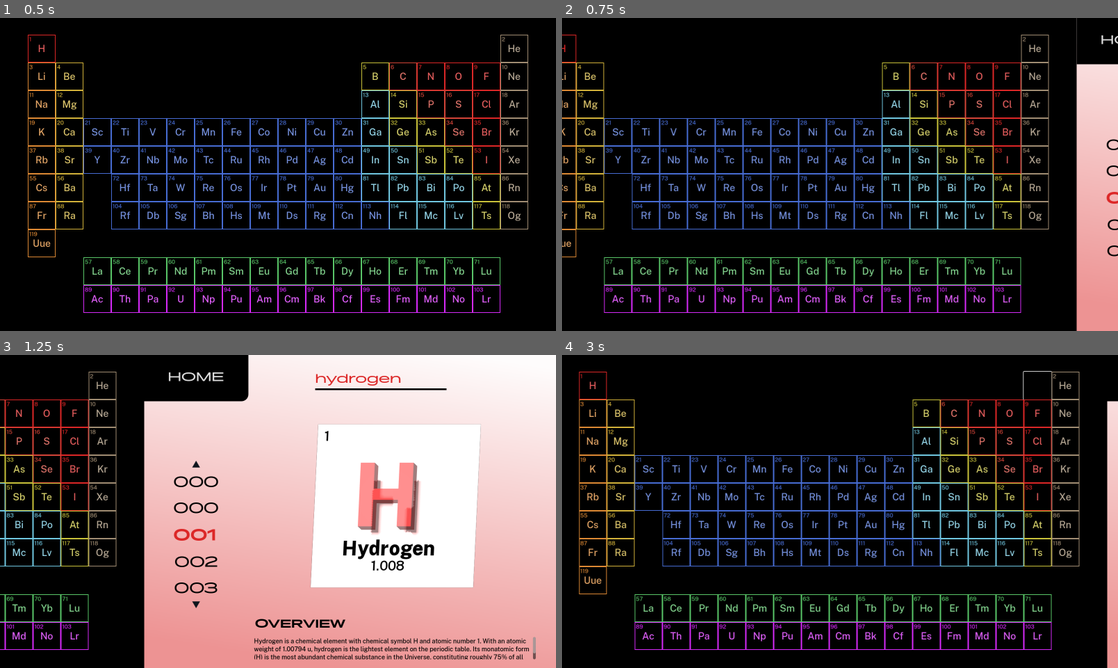
Above: before the commit, frames 1-4 (two rows, left to right).
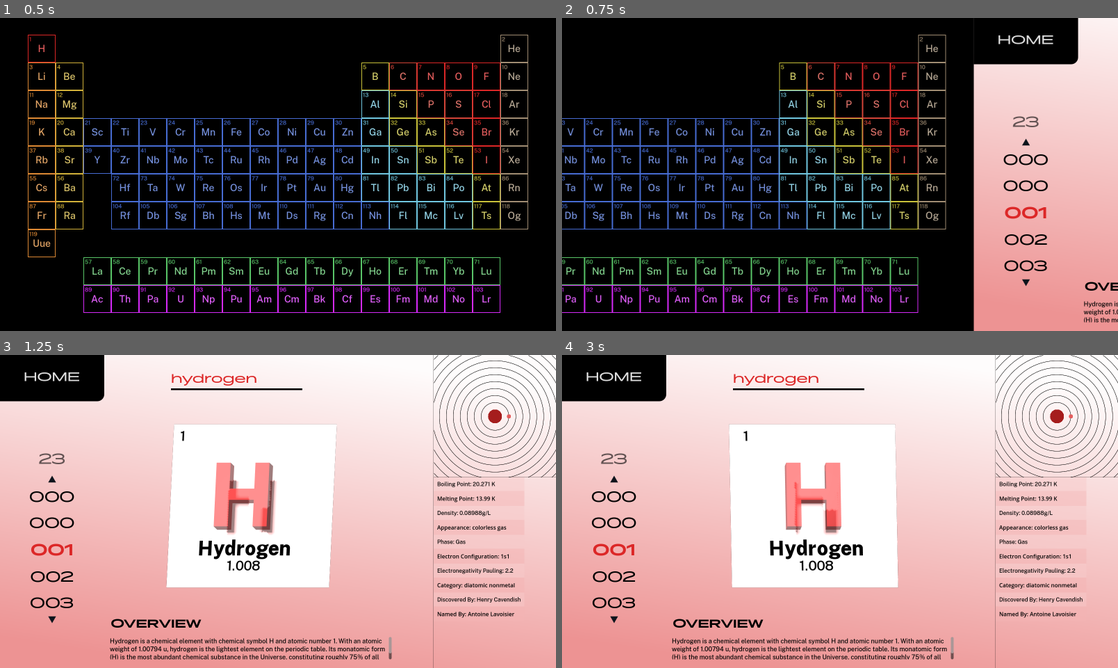
Above: after the commit, the same moments.

Repository: SMTashev20/value-mai-spi
Game: Godot game, scene res://scenes/main.tscn
Two runs of this game, one before a commit and one after it. Both use one fixed random seed, a clock stepped at 60 frames per second and the inputs below.
Inputs (mouse positions are in pixels of both pictures, inside the frame that each line leads up to):
- Up to frame 1 (0.5 s): no input
- Up to frame 2 (0.75 s): click "H" at 0.5 s
- Up to frame 3 (1.25 s): no input
- Up to frame 4 (3 s): click (662, 386) at 1.25 s, where only the run before the commit has a clickable "He"; click (612, 376) at 2 s, where only the run before the commit has a clickable "HOME"; click (934, 386) at 2.75 s, where only the run before the commit has a clickable "He"

Frame 1 is identical in both runs. In frame 2, 31% of the frame differs, in the area x 0-100%, y 0-100%; in frame 3, 56%; in frame 4, 97%.

Commit message:
Fix coloring issues

Diff:
--- /dev/null
+++ b/resources/additional_property_even.tres
@@ -0,0 +1,15 @@
+[gd_resource type="Theme" load_steps=3 format=3 uid="uid://dhch5scnjqe4s"]
+
+[ext_resource type="FontFile" uid="uid://dbclcdqu64gph" path="res://resources/fonts/Public_Sans/PublicSans-Medium.ttf" id="1_4o7gu"]
+
+[sub_resource type="StyleBoxFlat" id="StyleBoxFlat_jio7p"]
+content_margin_left = 10.0
+content_margin_top = 10.0
+content_margin_right = 10.0
+content_margin_bottom = 10.0
+bg_color = Color(0.792157, 0.792157, 0.792157, 0.670588)
+
+[resource]
+Label/colors/font_color = Color(0, 0, 0, 1)
+Label/fonts/font = ExtResource("1_4o7gu")
+Label/styles/normal = SubResource("StyleBoxFlat_jio7p")
--- /dev/null
+++ b/resources/additional_property_odd.tres
@@ -0,0 +1,12 @@
+[gd_resource type="Theme" load_steps=2 format=3 uid="uid://t1y2id3tjhle"]
+
+[sub_resource type="StyleBoxFlat" id="StyleBoxFlat_6x5lu"]
+content_margin_left = 10.0
+content_margin_top = 10.0
+content_margin_right = 10.0
+content_margin_bottom = 10.0
+bg_color = Color(0.929412, 0.929412, 0.929412, 0.670588)
+
+[resource]
+Label/colors/font_color = Color(0, 0, 0, 1)
+Label/styles/normal = SubResource("StyleBoxFlat_6x5lu")
--- a/scenes/electron_shell_vis.tscn
+++ b/scenes/electron_shell_vis.tscn
@@ -4,8 +4,8 @@
 
 [node name="Node2D" type="Node2D"]
 script = ExtResource("1_0a4r6")
-ring_width = 2.0
-spacing = 40.0
+ring_width = 1.0
+spacing = 20.0
 points_amount = 20
-core_radius = 50.0
-electron_radius = 8.0
+core_radius = 20.0
+electron_radius = 5.0
--- a/scenes/element.tscn
+++ b/scenes/element.tscn
@@ -1,16 +1,19 @@
-[gd_scene load_steps=28 format=3 uid="uid://bo8u64lrisqca"]
+[gd_scene load_steps=35 format=3 uid="uid://b8jdlq3nka1ef"]
 
 [ext_resource type="Script" path="res://scripts/ColorSetup.gd" id="1_3qfkk"]
 [ext_resource type="PackedScene" uid="uid://dnki2t4qc0nm5" path="res://scenes/element_model.tscn" id="1_bg5il"]
-[ext_resource type="Script" path="res://scripts/MouseFollower.gd" id="3_k1643"]
+[ext_resource type="Theme" uid="uid://dhch5scnjqe4s" path="res://resources/additional_property_even.tres" id="2_63woj"]
+[ext_resource type="Theme" uid="uid://t1y2id3tjhle" path="res://resources/additional_property_odd.tres" id="3_atffc"]
 [ext_resource type="FontFile" uid="uid://ceyw1wb3gdw7l" path="res://resources/fonts/HW_Pano_Trial/HW Pano Trial Regular.otf" id="4_ngbep"]
 [ext_resource type="Texture2D" uid="uid://qfgvsmi3bdx7" path="res://Element Overview - 3D Text.png" id="5_8mdt0"]
 [ext_resource type="Script" path="res://scripts/VerticalCarousel.gd" id="5_g7h3n"]
+[ext_resource type="Script" path="res://scripts/ElementModelViewManager.gd" id="6_071b4"]
 [ext_resource type="Texture2D" uid="uid://dv5lns1nb4fmg" path="res://resources/down_icon.png" id="7_e5pi2"]
 [ext_resource type="FontFile" uid="uid://76t8ukcmnhb2" path="res://resources/fonts/HW_Pano_Trial/HW Pano Trial Bold.woff" id="7_hd7dk"]
 [ext_resource type="FontFile" uid="uid://yfwuin1sa4ir" path="res://resources/fonts/HW_Pano_Trial/HW Pano Trial Bold.otf" id="8_yti4a"]
 [ext_resource type="FontFile" uid="uid://dbclcdqu64gph" path="res://resources/fonts/Public_Sans/PublicSans-Medium.ttf" id="10_i88ea"]
 [ext_resource type="PackedScene" uid="uid://gqjc635j7m7s" path="res://scenes/electron_shell_vis.tscn" id="11_o4crk"]
+[ext_resource type="PackedScene" uid="uid://b5sh1fkbxc8cp" path="res://resources/models/mesh1.gltf" id="14_qgs5p"]
 
 [sub_resource type="Gradient" id="Gradient_pj6x1"]
 colors = PackedColorArray(0.552955, 0.552956, 0.552956, 1, 1, 1, 1, 1)
@@ -76,6 +79,28 @@
 default_font_size = 35
 Label/colors/font_color = Color(0.341176, 0.345098, 0.945098, 1)
 
+[sub_resource type="StyleBoxEmpty" id="StyleBoxEmpty_erwdr"]
+content_margin_top = 20.0
+content_margin_bottom = 20.0
+
+[sub_resource type="StyleBoxEmpty" id="StyleBoxEmpty_ckgo8"]
+content_margin_top = 20.0
+content_margin_bottom = 20.0
+
+[sub_resource type="StyleBoxEmpty" id="StyleBoxEmpty_3htfa"]
+content_margin_top = 20.0
+content_margin_bottom = 20.0
+
+[sub_resource type="Theme" id="Theme_r87fw"]
+default_font = ExtResource("4_ngbep")
+default_font_size = 40
+LineEdit/colors/font_color = Color(0, 0, 0, 1)
+LineEdit/colors/font_outline_color = Color(1, 1, 1, 0)
+LineEdit/colors/font_placeholder_color = Color(0, 0, 0, 0.6)
+LineEdit/styles/focus = SubResource("StyleBoxEmpty_erwdr")
+LineEdit/styles/normal = SubResource("StyleBoxEmpty_ckgo8")
+LineEdit/styles/read_only = SubResource("StyleBoxEmpty_3htfa")
+
 [sub_resource type="StyleBoxEmpty" id="StyleBoxEmpty_vb22v"]
 content_margin_left = 0.0
 content_margin_top = 20.0
@@ -106,7 +131,7 @@
 default_font_size = 18
 RichTextLabel/colors/default_color = Color(0, 0, 0, 1)
 
-[node name="Node" type="Control" node_paths=PackedStringArray("element_model_view", "periodic_table_root", "background_texture", "name_label", "description_label", "vertical_carousel")]
+[node name="Node" type="Control" node_paths=PackedStringArray("element_model_view", "periodic_table_root", "background_texture", "name_label", "description_label", "vertical_carousel", "electron_shell_visualiser", "additional_properties_bar")]
 layout_mode = 3
 anchors_preset = 0
 script = ExtResource("1_3qfkk")
@@ -116,6 +141,10 @@
 name_label = NodePath("NameLabel")
 description_label = NodePath("OverviewLabel")
 vertical_carousel = NodePath("CenterContainer/VerticalCarousel")
+electron_shell_visualiser = NodePath("ElectronShellViewport/SubViewport/ElectronShellVisualiser")
+additional_properties_bar = NodePath("ScrollContainer/AdditionalPropertiesBar")
+additional_property_even_theme = ExtResource("2_63woj")
+additional_property_odd_theme = ExtResource("3_atffc")
 
 [node name="BackgroundTexture" type="TextureRect" parent="."]
 layout_mode = 0
@@ -146,8 +175,9 @@
 render_target_update_mode = 4
 
 [node name="ElementModelView" parent="ElementModelViewport/SubViewport" instance=ExtResource("1_bg5il")]
-script = ExtResource("3_k1643")
+script = ExtResource("6_071b4")
 rotation_range = 30.0
+custom_things = Array[Node3D]([null, null])
 
 [node name="HomeButton" type="Button" parent="."]
 layout_mode = 2
@@ -181,6 +211,12 @@
 [node name="VerticalCarousel" type="VBoxContainer" parent="CenterContainer"]
 layout_mode = 2
 script = ExtResource("5_g7h3n")
+
+[node name="LineEdit" type="LineEdit" parent="CenterContainer/VerticalCarousel"]
+layout_mode = 2
+theme = SubResource("Theme_r87fw")
+placeholder_text = "23"
+alignment = 1
 
 [node name="UpButton" type="TextureButton" parent="CenterContainer/VerticalCarousel"]
 layout_mode = 2
@@ -211,6 +247,7 @@
 theme = SubResource("Theme_8xb25")
 text = "00"
 label_settings = SubResource("LabelSettings_x7u13")
+horizontal_alignment = 1
 
 [node name="Label2" type="Label" parent="CenterContainer/VerticalCarousel"]
 layout_mode = 2
@@ -256,12 +293,23 @@
 [node name="Line2D2" type="Line2D" parent="."]
 points = PackedVector2Array(1248, 351, 1600, 351)
 width = 1.0
-default_color = Color(0, 0, 0, 1)
+default_color = Color(0, 0, 0, 0.498039)
+
+[node name="ScrollContainer" type="ScrollContainer" parent="."]
+layout_mode = 0
+offset_left = 1248.0
+offset_top = 351.0
+offset_right = 1600.0
+offset_bottom = 900.0
+
+[node name="AdditionalPropertiesBar" type="VBoxContainer" parent="ScrollContainer"]
+layout_mode = 2
+theme_override_constants/separation = 0
 
 [node name="Line2D" type="Line2D" parent="."]
 points = PackedVector2Array(1248, 0, 1248, 900)
 width = 1.0
-default_color = Color(0, 0, 0, 1)
+default_color = Color(0, 0, 0, 0.498039)
 
 [node name="ElectronShellViewport" type="SubViewportContainer" parent="."]
 layout_mode = 0
@@ -273,16 +321,24 @@
 [node name="SubViewport" type="SubViewport" parent="ElectronShellViewport"]
 transparent_bg = true
 handle_input_locally = false
+msaa_2d = 1
 size = Vector2i(351, 351)
 render_target_update_mode = 4
 
 [node name="ElectronShellVisualiser" parent="ElectronShellViewport/SubViewport" instance=ExtResource("11_o4crk")]
-ring_width = 0.6
-spacing = 20.0
+ring_width = 0.5
 points_amount = 30
-core_radius = 20.0
+electron_radius = 6.0
+core_color = Color(1, 0, 0, 1)
+electron_color = Color(0, 0, 1, 1)
+
+[node name="custom_things" type="Node3D" parent="."]
+visible = false
+
+[node name="mesh1" parent="custom_things" instance=ExtResource("14_qgs5p")]
 
 [connection signal="pressed" from="HomeButton" to="HomeButton" method="_on_pressed"]
 [connection signal="number_changed" from="CenterContainer/VerticalCarousel" to="." method="_on_vertical_carousel_number_changed"]
+[connection signal="text_submitted" from="CenterContainer/VerticalCarousel/LineEdit" to="." method="_on_line_edit_text_submitted"]
 [connection signal="pressed" from="CenterContainer/VerticalCarousel/UpButton" to="CenterContainer/VerticalCarousel" method="_on_up_button_pressed"]
 [connection signal="pressed" from="CenterContainer/VerticalCarousel/DownButton" to="CenterContainer/VerticalCarousel" method="_on_down_button_pressed"]
--- a/scenes/element_model.tscn
+++ b/scenes/element_model.tscn
@@ -62,6 +62,9 @@
 environment = SubResource("Environment_61w0q")
 camera_attributes = SubResource("CameraAttributesPractical_ahvul")
 
+[node name="Alternative" type="Node3D" parent="."]
+visible = false
+
 [node name="Base" type="MeshInstance3D" parent="."]
 transform = Transform3D(1, 0, 0, 0, -4.37114e-08, -1, 0, 1, -4.37114e-08, 0, 0, -1.138)
 material_override = SubResource("StandardMaterial3D_oxdy8")
--- a/scenes/main.tscn
+++ b/scenes/main.tscn
@@ -1,24 +1,11 @@
-[gd_scene load_steps=8 format=3 uid="uid://ce4idrl6bk8wn"]
+[gd_scene load_steps=7 format=3 uid="uid://ce4idrl6bk8wn"]
 
 [ext_resource type="PackedScene" uid="uid://c7qvd2ctvn1ag" path="res://scenes/periodic_table.tscn" id="1_cyjmi"]
-[ext_resource type="PackedScene" uid="uid://bo8u64lrisqca" path="res://scenes/element.tscn" id="2_e8bxi"]
-
-[sub_resource type="GDScript" id="GDScript_ms5ou"]
-resource_name = "Root"
-script/source = "extends Node2D
-
-# Called when the node enters the scene tree for the first time.
-func _ready():
-	pass # Replace with function body.
-
-
-# Called every frame. 'delta' is the elapsed time since the previous frame.
-func _process(delta):
-	pass
-"
+[ext_resource type="PackedScene" uid="uid://b8jdlq3nka1ef" path="res://scenes/element.tscn" id="2_e8bxi"]
 
 [sub_resource type="Animation" id="Animation_tlm7q"]
 resource_name = "camera_movement"
+length = 0.5
 tracks/0/type = "value"
 tracks/0/imported = false
 tracks/0/enabled = true
@@ -26,7 +13,7 @@
 tracks/0/interp = 2
 tracks/0/loop_wrap = true
 tracks/0/keys = {
-"times": PackedFloat32Array(0, 1),
+"times": PackedFloat32Array(0, 0.5),
 "transitions": PackedFloat32Array(1, 1),
 "update": 0,
 "values": [Vector2(800, 450), Vector2(2400, 450)]
@@ -45,7 +32,6 @@
 gradient = SubResource("Gradient_jaamy")
 
 [node name="Node2D" type="Node2D"]
-script = SubResource("GDScript_ms5ou")
 
 [node name="AnimationPlayer" type="AnimationPlayer" parent="."]
 libraries = {
--- a/scripts/ColorSetup.gd
+++ b/scripts/ColorSetup.gd
@@ -10,35 +10,24 @@
 	get:
 		return _actual_element_data
 
-@export var element_model_view: Node3D
+@export var element_model_view: ElementModelViewManager
 @export var periodic_table_root: Control
-
-@onready var base_mesh: MeshInstance3D = element_model_view.get_node(^"Base")
-@onready var symbol_text: MeshInstance3D = element_model_view.get_node(^"Base/SymbolText")
-@onready var name_text: MeshInstance3D = element_model_view.get_node(^"Base/NameText")
-@onready var atomic_mass_text: MeshInstance3D = element_model_view.get_node(^"Base/AtomicMassText")
-@onready var atomic_number_text: MeshInstance3D = element_model_view.get_node(^"Base/AtomicNumberText")
 
 @export var background_texture: TextureRect
 @export var name_label: Label
 @export var description_label: RichTextLabel
 @export var vertical_carousel: VerticalCarousel
+@export var electron_shell_visualiser: ElectronShellVis
+@export var additional_properties_bar: VBoxContainer
+
+@export var additional_property_even_theme: Theme
+@export var additional_property_odd_theme: Theme
 
 var elements: Array;
 
 func _set_element_data(data: PTableManager.ElementData):
-	(symbol_text.material_override as StandardMaterial3D).albedo_color.r = data.color.r
-	(symbol_text.material_override as StandardMaterial3D).albedo_color.g = data.color.g
-	(symbol_text.material_override as StandardMaterial3D).albedo_color.b = data.color.b
-
-	(base_mesh.material_override as StandardMaterial3D).albedo_color.r = data.color.lightened(.75).r
-	(base_mesh.material_override as StandardMaterial3D).albedo_color.g = data.color.lightened(.75).g
-	(base_mesh.material_override as StandardMaterial3D).albedo_color.b = data.color.lightened(.75).b
-
-	(symbol_text.mesh as TextMesh).text = data.symbol
-	(name_text.mesh as TextMesh).text = data.name
-	(atomic_mass_text.mesh as TextMesh).text = str(data.atomic_mass)
-	(atomic_number_text.mesh as TextMesh).text = str(data.atomic_number)
+	element_model_view.update_colors(data.color)
+	element_model_view.update_texts(data)
 
 	(background_texture.texture as GradientTexture2D).gradient.set_color(0, data.color.lightened(.5))
 	(background_texture.texture as GradientTexture2D).gradient.set_color(1, data.color.lightened(.99))
@@ -51,6 +40,38 @@
 	vertical_carousel.current_number = data.atomic_number
 	var carousel_children = vertical_carousel.get_children()
 	(carousel_children[carousel_children.size() / 2] as Label).label_settings.font_color = data.color
+
+	electron_shell_visualiser.shells = data.shells
+	for i in range(10): electron_shell_visualiser.shells.append(0)
+	electron_shell_visualiser.queue_redraw()
+
+	electron_shell_visualiser.core_color = data.color.darkened(.25)
+	electron_shell_visualiser.electron_color = data.color.lightened(.25)
+
+	(additional_property_even_theme.get_stylebox("normal", "Label") as StyleBoxFlat).bg_color = data.color.lightened(.75)
+	(additional_property_odd_theme.get_stylebox("normal", "Label") as StyleBoxFlat).bg_color = data.color.lightened(.65)
+
+	(additional_property_even_theme.get_stylebox("normal", "Label") as StyleBoxFlat).bg_color.a = .5
+	(additional_property_odd_theme.get_stylebox("normal", "Label") as StyleBoxFlat).bg_color.a = .5
+
+	for child in additional_properties_bar.get_children():
+		additional_properties_bar.remove_child(child)
+
+	var counter = 0
+	for additional_property in data.additional_properties:
+		if data.additional_properties[additional_property] == null: continue
+
+		var label = Label.new()
+
+		if counter % 2 == 0: label.theme = additional_property_even_theme
+		else: label.theme = additional_property_odd_theme
+
+		label.text = additional_property
+		label.text += ": "
+		label.text += data.additional_properties[additional_property]
+		additional_properties_bar.add_child(label)
+
+		counter += 1
 
 func _ready():
 	pass
@@ -65,7 +86,7 @@
 		data.atomic_number = 0
 		data.name = "Defaultium"
 		data.symbol = "De"
-		data.shells = []
+		data.shells = [0, 0, 0, 0, 0, 0, 0, 0, 0, 0, 0, 0, 0]
 		data.atomic_mass = 0.0
 		data.color = Color(.5, .5, .5, 1.)
 		data.button_theme = null
@@ -76,5 +97,44 @@
 
 		return
 
-	if new_val > periodic_table.element_array.size(): return
+	if new_val == 420:
+		var data = PTableManager.ElementData.new()
+
+		data.atomic_number = 420
+		data.name = "MLGium"
+		data.symbol = "Mlg"
+		data.shells = [0, 0, 0, 0, 0, 0, 0, 0, 0, 0, 0, 0, 0]
+		data.atomic_mass = 420.69
+		data.color = Color(.1, .1, .1, 1.)
+		data.button_theme = null
+		data.relative_pos = Vector2i(0, 0)
+		data.description = "Uhhh what did you stumble upon? Did the developer do this?..."
+
+		element_data = data
+
+		return
+
+	if new_val == 1000:
+		var data = PTableManager.ElementData.new()
+
+		data.atomic_number = 1000
+		data.name = "Obamium"
+		data.symbol = "Oba"
+		data.shells = [0, 0, 0, 0, 0, 0, 0, 0, 0, 0, 0, 0, 0, 0]
+		data.atomic_mass = 10.0
+		data.color = Color.from_string("8a5c3eff", Color(0., 0., 0., 1.))
+		data.button_theme = null
+		data.relative_pos = Vector2i(0, 0)
+		data.description = "Obamium."
+
+		element_data = data
+
+		return
+
+	if new_val > periodic_table.element_array.size() || new_val < 0: return
 	element_data = periodic_table.gen_element_data(periodic_table.element_array[new_val - 1])
+
+
+func _on_line_edit_text_submitted(new_text: String):
+	if int(new_text) == 0: _on_vertical_carousel_number_changed(1, -1)
+	else: _on_vertical_carousel_number_changed(int(new_text), -1)
--- /dev/null
+++ b/scripts/ElementModelViewManager.gd
@@ -0,0 +1,72 @@
+extends Node3D
+
+class_name ElementModelViewManager
+
+@export_range(0.0, 180.0, 1.0, "deg") var rotation_range = 75.0
+@export var custom_things: Array[Node3D]
+
+@onready var window_res = Vector2(get_window().size)
+@onready var base_node: MeshInstance3D = $Base
+@onready var symbol_text: MeshInstance3D = get_node("Base/SymbolText")
+@onready var name_text: MeshInstance3D = get_node("Base/NameText")
+@onready var atomic_mass_text: MeshInstance3D = get_node("Base/AtomicMassText")
+@onready var atomic_number_text: MeshInstance3D = get_node("Base/AtomicNumberText")
+@onready var alternative_mesh: Node3D = get_node("Alternative")
+
+var hue_cycle: float = 0.0
+var rotation_enabled: bool = true
+
+func _ready():
+	pass
+
+func update_colors(color: Color):
+	(symbol_text.material_override as StandardMaterial3D).albedo_color.r = color.r
+	(symbol_text.material_override as StandardMaterial3D).albedo_color.g = color.g
+	(symbol_text.material_override as StandardMaterial3D).albedo_color.b = color.b
+
+	(base_node.material_override as StandardMaterial3D).albedo_color.r = color.lightened(.75).r
+	(base_node.material_override as StandardMaterial3D).albedo_color.g = color.lightened(.75).g
+	(base_node.material_override as StandardMaterial3D).albedo_color.b = color.lightened(.75).b
+
+func update_texts(data: PTableManager.ElementData):
+	swap_to_alternative(false)
+
+	if data.name == "Obamium":
+		swap_to_alternative(true)
+		update_alternative_mesh(custom_things[0])
+
+	(symbol_text.mesh as TextMesh).text = data.symbol
+	(name_text.mesh as TextMesh).text = data.name
+	(atomic_mass_text.mesh as TextMesh).text = str(data.atomic_mass)
+	(atomic_number_text.mesh as TextMesh).text = str(data.atomic_number)
+
+func update_rotation():
+	var mouse_pos = get_window().get_mouse_position()
+	var uv = (mouse_pos / window_res - Vector2(.5, .5))
+
+	uv.x = clampf(uv.x, -.5, .5)
+	uv.y = clampf(uv.y, -.5, .5)
+
+	base_node.rotation_degrees.x = rotation_range * uv.y + 90
+	base_node.rotation_degrees.y = rotation_range * uv.x
+
+func update_alternative_mesh(new_node: Node3D):
+	alternative_mesh.get_children().all(func(e): alternative_mesh.remove_child(e))
+	alternative_mesh.add_child(new_node)
+
+func swap_to_alternative(alternative: bool):
+	if alternative:
+		alternative_mesh.show()
+		base_node.hide()
+	else:
+		alternative_mesh.hide()
+		base_node.show()
+
+
+func _process(delta):
+	if (name_text.mesh as TextMesh).text == "MLGium":
+		update_colors(Color.from_hsv(hue_cycle, 1., 1.))
+		hue_cycle += delta
+		if hue_cycle > 1.: hue_cycle = 0.0
+
+	if rotation_enabled: update_rotation()
--- a/scripts/MouseFollower.gd
+++ /dev/null
@@ -1,20 +0,0 @@
-extends Node3D
-
-@export_range(0.0, 180.0, 1.0, "deg") var rotation_range = 75.0
-
-@onready var window_res = Vector2(get_window().size)
-@onready var base_node: MeshInstance3D = $Base
-
-func _ready():
-	pass
-
-
-func _process(delta):
-	var mouse_pos = get_window().get_mouse_position()
-	var uv = (mouse_pos / window_res - Vector2(.5, .5))
-
-	uv.x = clampf(uv.x, -.5, .5)
-	uv.y = clampf(uv.y, -.5, .5)
-
-	base_node.rotation_degrees.x = rotation_range * uv.y + 90
-	base_node.rotation_degrees.y = rotation_range * uv.x
--- a/scripts/PTableManager.gd
+++ b/scripts/PTableManager.gd
@@ -23,6 +23,8 @@
 	var button_theme: Theme
 	var color: Color = Color(.8, .8, .8)
 	var shells: Array = [1]
+
+	var additional_properties: Dictionary = {}
 
 func generate_theme(from_theme: Theme, element_color: Color) -> Theme:
 	var out: Theme = from_theme.duplicate()
@@ -124,6 +126,17 @@
 	data.relative_pos = Vector2i(element.xpos, element.ypos)
 	data.description = element.summary
 
+	data.additional_properties["Boiling Point"] = str(element.boil) + " K"
+	data.additional_properties["Melting Point"] = str(element.melt) + " K"
+	data.additional_properties["Density"] = str(element.density) + "g/L"
+	data.additional_properties["Appearance"] = element.appearance
+	data.additional_properties["Phase"] = element.phase
+	data.additional_properties["Electron Configuration"] = element.electron_configuration_semantic
+	data.additional_properties["Electronegativity Pauling"] = str(element.electronegativity_pauling)
+	data.additional_properties["Category"] = element.category
+	data.additional_properties["Discovered By"] = element.discovered_by
+	data.additional_properties["Named By"] = element.named_by
+
 	return data
 
 func _ready():
Not shown, changed: export_presets.cfg
Not shown, added: resources/models/mesh1.gltf
Not shown, added: resources/models/mesh1.gltf.import
Binary file added: resources/models/mesh1_0.png
Not shown, added: resources/models/mesh1_0.png.import
Not shown: 1 places in scenes/periodic_table.tscn that only renumber resources
